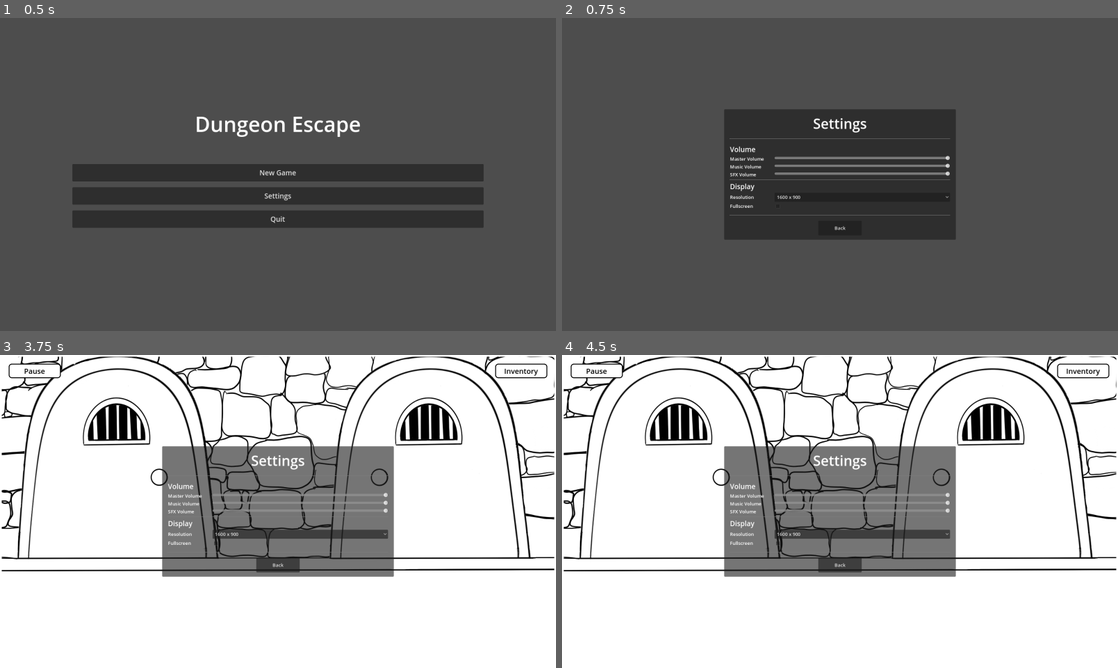
Above: before the commit, frames 1-4 (two rows, left to right).
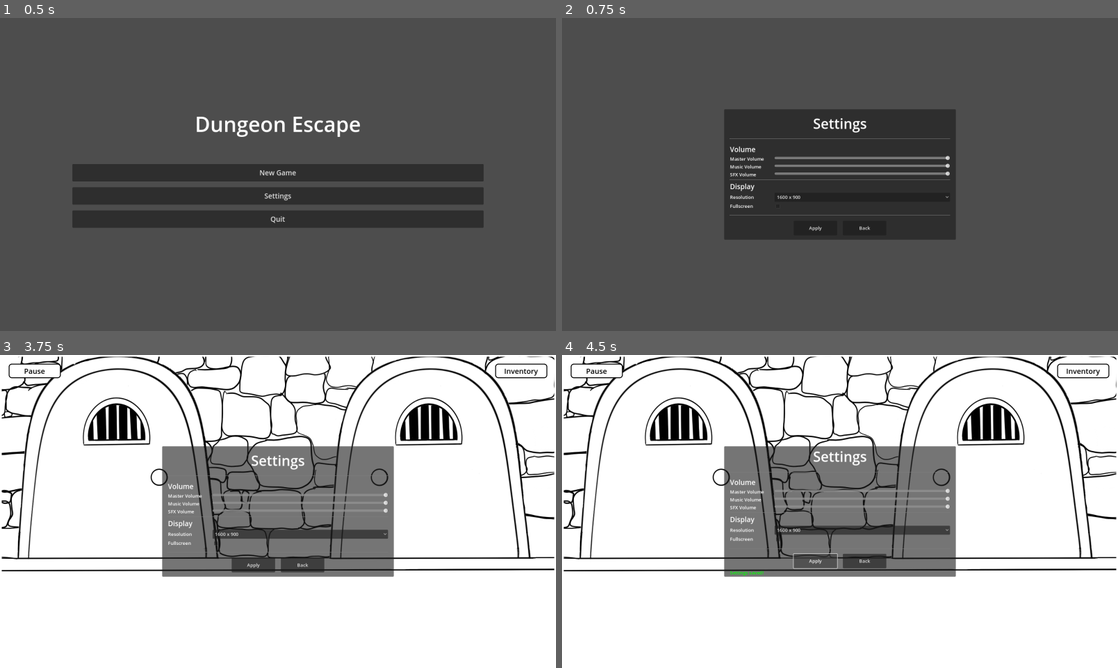
Above: after the commit, the same moments.

Repository: amoeba90/Dungeon-Escape
Game: Godot game, scene res://scenes/Main/Menu/Main_Menu/main_menu.tscn
The game is run twice, just before and just after one commit, with the same random seed, the same clock (stepped at 60 frames per second) and the same inputs.
Inputs (mouse positions are in pixels of both pictures, inside the frame that each line leads up to):
- Up to frame 1 (0.5 s): no input
- Up to frame 2 (0.75 s): click "Settings" at 0.5 s
- Up to frame 3 (3.75 s): click "Back" at 1.25 s; click "New Game" at 2 s; click "Pause" at 2.75 s; click "Settings" at 3.5 s
- Up to frame 4 (4.5 s): click (817, 564) at 4.25 s, where only the run after the commit has a clickable "Apply"

Frame 1 is identical in both runs. In frame 2, less than 0.1% of the frame differs, in the area x 44-56%, y 66-68%; in frame 3, 0.4%; in frame 4, 2.4%, in the area x 30-70%, y 30-71%.

Commit message:
Fix Settings, Add Assets, Fix Inventory

Diff:
--- a/project.godot
+++ b/project.godot
@@ -24,6 +24,7 @@
 SettingsManager="*res://scenes/Systems/settings_manager.gd"
 DialogueManager="*res://scenes/Systems/dialogue_manager.gd"
 SceneChanger="*res://scenes/Systems/scene_changer.tscn"
+InventoryUtils="*res://scenes/Systems/inventory_utils.gd"
 
 [display]
 
--- a/scenes/Game_World/Dean_Path/dean_dining_room.gd
+++ b/scenes/Game_World/Dean_Path/dean_dining_room.gd
@@ -57,13 +57,40 @@
 			elif drawer_open and not key_taken:
 				key_taken = true
 
-				if not "key" in SaveSystem.save_data["inventory"]:
-					SaveSystem.save_data["inventory"].append("key")
+				# Create a proper item object
+				var key_item = {
+					"id": "key",
+					"name": "Key",
+					"description": "A key that might open a door somewhere.",
+					"icon_path": "res://assets/Sprites/Inventory/key.PNG"  # Update this path
+				}
+
+				# Replace any existing key string with the new key object
+				var inventory = SaveSystem.save_data["inventory"]
+				var item_index = inventory.find("key")
+				if item_index != -1:
+					# Replace the string key with the new key item
+					inventory[item_index] = key_item
+					print("Replaced string 'key' with key_item dictionary")
+				else:
+					# Add the new key item
+					inventory.append(key_item)
+					print("Added new key_item dictionary to inventory")
+
+				# Save room state
 				var room_state = {
 					"key_taken": true
 				}
 				SaveSystem.save_data["room_states"]["dean_dining_room"] = room_state
 				SaveSystem.save_game()
+
+				print("Inventory contents after update: ", SaveSystem.save_data["inventory"])
+
+				# Refresh inventory display if it exists
+				var main = get_node("/root/Main")
+				if main and main.inventory_instance:
+					main.inventory_instance.load_inventory()
+
 				# dialogue
 				DialogueManager.start_dialogue([
 					{"text": "A key! I wonder what this opens?"}
--- a/scenes/Game_World/Dean_Path/dean_entrance_blocked.gd
+++ b/scenes/Game_World/Dean_Path/dean_entrance_blocked.gd
@@ -1,7 +1,42 @@
 # dean_entrance_blocked
 extends Node2D
+
+var dialogue_shown = false
 
 # Called when the node enters the scene tree for the first time.
 func _ready() -> void:
 	# get the arrow's Area2D
 	var down_arrow = $InteractiveAreas/DownArrow_Area
+
+	# Load saved state if it exists
+	if "room_states" in SaveSystem.save_data and "dean_entrance_blocked" in SaveSystem.save_data["room_states"]:
+		var room_state = SaveSystem.save_data["room_states"]["dean_entrance_blocked"]
+
+		if "dialogue_shown" in room_state and room_state["dialogue_shown"]:
+			dialogue_shown = true
+
+	# Show dialogue after a short delay if it hasn't been shown yet
+	if not dialogue_shown:
+		# Wait for any scene transition to complete plus 1 second
+		call_deferred("show_entrance_blocked_dialogue")
+
+# Function to show dialogue about blocked entrance
+func show_entrance_blocked_dialogue():
+	# Wait a second before showing dialogue
+	await get_tree().create_timer(1.0).timeout
+
+	if not DialogueManager.is_dialogue_active():
+		DialogueManager.start_dialogue([
+			{"text": "Bars block the doorway as I pass through, no turning back now."}
+		])
+
+		# Mark dialogue as shown in room state
+		if not "room_states" in SaveSystem.save_data:
+			SaveSystem.save_data["room_states"] = {}
+
+		var room_state = {
+			"dialogue_shown": true
+		}
+		SaveSystem.save_data["room_states"]["dean_entrance_blocked"] = room_state
+		SaveSystem.save_game()
+		dialogue_shown = true
--- a/scenes/Game_World/Dean_Path/dean_hallway_1.gd
+++ b/scenes/Game_World/Dean_Path/dean_hallway_1.gd
@@ -6,7 +6,6 @@
 	# assign game_utils and fade_overlay to the doors
 	var left_door = $InteractiveAreas/LeftDoor_Area
 	var right_door = $InteractiveAreas/RightDoor_Area
-	var down_arrow = $InteractiveAreas/DownArrow_Area
 
 # toggle background visibiility based on the door clicked
 func handle_transition(type: String) -> void:
--- a/scenes/Game_World/Dean_Path/dean_hallway_2.gd
+++ b/scenes/Game_World/Dean_Path/dean_hallway_2.gd
@@ -1,25 +1,94 @@
-# dean_hallway_2
+# dean_hallway_2.gd
 extends Node2D
 
-# Called when the node enters the scene tree for the first time.
+# Path to the room the double door leads to
+const LOCKED_ROOM_PATH = "res://scenes/Game_World/Dean_Path/dean_hallway_3.tscn"
+# Function to set up door logic
 func _ready() -> void:
-	# assign game_utils and fade_overlay to the doors
-	var left_door = $InteractiveAreas/LeftDoor_Area
-	var right_door = $InteractiveAreas/RightDoor_Area
+	# Load saved state first
+	var door_unlocked = false
+	if "room_states" in SaveSystem.save_data and "dean_hallway_2" in SaveSystem.save_data["room_states"]:
+		var room_state = SaveSystem.save_data["room_states"]["dean_hallway_2"]
+
+		if "double_door_unlocked" in room_state and room_state["double_door_unlocked"]:
+			door_unlocked = true
+			print("Loaded saved state: Double door is unlocked")
+
+	# Get double door reference
 	var double_door = $InteractiveAreas/DoubleDoor_Area
-	var down_arrow = $InteractiveAreas/DownArrow_Area
+	if double_door:
+		if door_unlocked:
+			# Door is already unlocked, set the path
+			double_door.next_scene_path = LOCKED_ROOM_PATH
+			print("Door already unlocked, path set to: " + LOCKED_ROOM_PATH)
+		else:
+			# Door is locked, clear the path (even if it's set in the inspector)
+			double_door.next_scene_path = ""
+			print("Door is locked, path cleared")
 
-# toggle background visibiility based on the door clicked
+# Modified handle_transition function
 func handle_transition(type: String) -> void:
 	match type:
 		"left_door":
-			$Background/Background_Original.visible = false # hide original visual
-			$Background/Background_LeftDoorOpen.visible = true # show left door open visual
+			$Background/Background_Original.visible = false
+			$Background/Background_LeftDoorOpen.visible = true
 		"right_door":
-			$Background/Background_Original.visible = false # hide original visual
-			$Background/Background_RightDoorOpen.visible = true # show right door open visual
+			$Background/Background_Original.visible = false
+			$Background/Background_RightDoorOpen.visible = true
 		"double_door":
-			if "key" in SaveSystem.save_data["inventory"]:
-				$Background/Background_Original.visible = false # hide original visual
-				$Background/Background_DoubleDoorOpen.visible = true # show right door open visual
-				# DialogueManager.start_dialogue([{"text": "The door is locked. Need a key to open"}])
+			# Get the double door reference
+			var double_door = $InteractiveAreas/DoubleDoor_Area
+			if not double_door:
+				return
+
+			# Check if the door is locked (no path)
+			if double_door.next_scene_path == "":
+				# Door is locked, check for key
+				if InventoryUtils.has_item("key"):
+					print("Using key to unlock door")
+
+					# Player has key, unlock door
+					InventoryUtils.remove_item("key")
+
+					# Show dialogue
+					DialogueManager.start_dialogue([{"text": "The key fits perfectly. The door is now unlocked."}])
+
+					# Mark door as unlocked in saved state
+					save_door_state(true)
+
+					# Cancel this interaction so player needs to click again
+					await get_tree().create_timer(0.1).timeout
+					double_door.is_clicked = false
+
+					# Set the path for next click
+					double_door.next_scene_path = LOCKED_ROOM_PATH
+					print("Door unlocked, path set to: " + LOCKED_ROOM_PATH)
+				else:
+					# No key, just show dialogue without changing background
+					DialogueManager.start_dialogue([{"text": "The door is locked. I need a key to open it."}])
+
+					# Cancel this interaction
+					await get_tree().create_timer(0.1).timeout
+					double_door.is_clicked = false
+			else:
+				# Door is already unlocked, show open animation normally
+				$Background/Background_Original.visible = false
+				$Background/Background_DoubleDoorOpen.visible = true
+
+				# Scene change will happen automatically through your door system
+
+# Save door state
+func save_door_state(unlocked: bool):
+	# Make sure room_states exists in save data
+	if not "room_states" in SaveSystem.save_data:
+		SaveSystem.save_data["room_states"] = {}
+
+	# Create or update this room's state
+	var room_state = {
+		"double_door_unlocked": unlocked
+	}
+
+	# Save to the save system
+	SaveSystem.save_data["room_states"]["dean_hallway_2"] = room_state
+	SaveSystem.save_game()
+	print("Saved room state: Double door unlocked = ", unlocked)
--- a/scenes/Game_World/Dean_Path/dean_hallway_2.tscn
+++ b/scenes/Game_World/Dean_Path/dean_hallway_2.tscn
@@ -58,7 +58,6 @@
 [node name="DoubleDoor_Area" type="Area2D" parent="InteractiveAreas"]
 position = Vector2(498, -24)
 script = ExtResource("6_rnhep")
-next_scene_path = "res://scenes/Game_World/Dean_Path/dean_hallway_3.tscn"
 transition_type = "double_door"
 
 [node name="CollisionPolygon2D" type="CollisionPolygon2D" parent="InteractiveAreas/DoubleDoor_Area"]
--- a/scenes/Game_World/Dean_Path/dean_rock_room.gd
+++ b/scenes/Game_World/Dean_Path/dean_rock_room.gd
@@ -4,6 +4,7 @@
 var lever_pulled = false
 var rocks_falling = false
 var rocks_on_floor = false
+var dialogue_shown = false # New variable to track if we've shown the dialogue
 
 # Called when the node enters the scene tree for the first time.
 func _ready() -> void:
@@ -19,9 +20,16 @@
 			$Background/Background_Original.visible = false
 			$Background/Background_RockFallEnd.visible = true
 
+		if "dialogue_shown" in room_state and room_state["dialogue_shown"]:
+			dialogue_shown = true
+
 	# assign interactive areas
 	var lever = $InteractiveAreas/Lever_Area
 	var down_arrow = $InteractiveAreas/DownArrow_Area
+
+	# Check if we need to show dialogue when entering the room with rocks already fallen
+	if rocks_on_floor and not dialogue_shown:
+		call_deferred("show_blocked_path_dialogue")
 
 # toggle background visibiility based on the door clicked
 func handle_transition(type: String) -> void:
@@ -45,9 +53,30 @@
 				$Background/Background_RockFallStart.visible = false
 				$Background/Background_RockFallEnd.visible = true
 
+				# Save room state
 				var room_state = {
 					"lever_pulled": true,
-					"rocks_on_floor": true
+					"rocks_on_floor": true,
+					"dialogue_shown": false # We haven't shown dialogue yet
 				}
 				SaveSystem.save_data["room_states"]["dean_rock_room"] = room_state
 				SaveSystem.save_game()
+
+				# Wait a second before playing dialogue
+				await get_tree().create_timer(1).timeout
+
+				# Show dialogue about blocked path
+				show_blocked_path_dialogue()
+
+# Function to show dialogue about blocked path
+func show_blocked_path_dialogue():
+	if not DialogueManager.is_dialogue_active():
+		DialogueManager.start_dialogue([
+			{"text": "The path is blocked. Looks like I'm going to have to turn around."}
+		])
+
+		# Mark dialogue as shown in room state
+		if "room_states" in SaveSystem.save_data and "dean_rock_room" in SaveSystem.save_data["room_states"]:
+			SaveSystem.save_data["room_states"]["dean_rock_room"]["dialogue_shown"] = true
+			SaveSystem.save_game()
+			dialogue_shown = true
--- a/scenes/Game_World/Dean_Path/dean_rock_room.tscn
+++ b/scenes/Game_World/Dean_Path/dean_rock_room.tscn
@@ -6,6 +6,7 @@
 [ext_resource type="Texture2D" uid="uid://csltcqplxfcym" path="res://assets/Sprites/Rooms/Dean/Hallway_1/Right_Door/Rocks falling.png" id="3_pgub1"]
 [ext_resource type="Texture2D" uid="uid://7gcfn7wt6w23" path="res://assets/Sprites/Rooms/Dean/Hallway_1/Right_Door/Rocks blocking door.png" id="4_gf3sx"]
 [ext_resource type="PackedScene" uid="uid://d2wokpixnlha0" path="res://scenes/UI/down_arrow.tscn" id="5_5tssb"]
+[ext_resource type="Script" path="res://scenes/Systems/next_room.gd" id="6_tc7pj"]
 
 [node name="DeanRockRoom" type="Node2D"]
 script = ExtResource("1_n53vs")
@@ -33,6 +34,16 @@
 
 [node name="InteractiveAreas" type="Node2D" parent="."]
 
+[node name="Lever_Area" type="Area2D" parent="InteractiveAreas"]
+position = Vector2(-149, 169)
+script = ExtResource("6_tc7pj")
+transition_type = "pull_lever"
+
+[node name="CollisionPolygon2D" type="CollisionPolygon2D" parent="InteractiveAreas/Lever_Area"]
+position = Vector2(1166, 256)
+scale = Vector2(50, 44.25)
+polygon = PackedVector2Array(6.78, -0.0225992, 6.74, -2.37288, 7.2, -2.39548, 7.24, -2.96045, 7.64, -2.93785, 7.68, -2.39548, 8.12, -2.32768, 8.08, 0.0225992)
+
 [node name="DownArrow_Area" parent="InteractiveAreas" instance=ExtResource("5_5tssb")]
 position = Vector2(960, 1000)
 next_scene_path = "res://scenes/Game_World/Dean_Path/dean_hallway_1.tscn"
--- a/scenes/Main/Menu/Pause_Menu/pause.gd
+++ b/scenes/Main/Menu/Pause_Menu/pause.gd
@@ -29,5 +29,9 @@
 	self.visible = false
 
 func _on_Main_Menu_Button_pressed():
+	# Important: Disable pause menu and unpause game BEFORE changing scenes
+	self.visible = false
 	get_tree().paused = false
+
+	# Now change to main menu
 	GameUtils.change_scene("res://scenes/Main/Menu/Main_Menu/main_menu.tscn")
--- a/scenes/Main/main.gd
+++ b/scenes/Main/main.gd
@@ -19,17 +19,6 @@
 	# Initialize UI elements
 	_init_pause_menu()
 	_init_inventory()
-
-	# Connect buttons if found
-	if has_node("UI/Top_Bar/Inventory_Button"):
-		inventory_button.pressed.connect(_on_inventory_button_pressed)
-	else:
-		print("Warning: Inventory button not found")
-
-	if has_node("UI/Top_Bar/Pause_Button"):
-		pause_button.pressed.connect(_on_pause_button_pressed)
-	else:
-		print("Warning: Pause button not found")
 
 	# Check if SceneChanger is in the middle of loading a specific room
 	if get_node_or_null("/root/SceneChanger") and SceneChanger.is_changing_scene:
@@ -64,14 +53,30 @@
 	inventory_instance.inventory_closed.connect(_on_inventory_closed)
 
 func _on_pause_button_pressed():
-	# Show pause menu and pause game
-	pause_menu_instance.visible = true
-	get_tree().paused = true
+	print("Pause button pressed")
+	if pause_menu_instance:
+		pause_menu_instance.toggle_pause_menu()
+	else:
+		print("Error: pause_menu_instance is null")
 
 func _on_inventory_button_pressed():
-	# Toggle inventory visibility
-	inventory_instance.toggle_visibility()
-	is_inventory_open = !is_inventory_open
+	print("Inventory button pressed")
+	if inventory_instance:
+		# Load the inventory content before showing
+		inventory_instance.load_inventory()
+
+		# Toggle visibility using inventory's own function
+		inventory_instance.toggle_visibility()
+
+		# Update state tracking in Main
+		is_inventory_open = inventory_instance.is_visible
+
+		var status_text = "closed"
+		if is_inventory_open:
+			status_text = "open"
+		print("Inventory toggled, is now: ", status_text)
+	else:
+		print("Error: inventory_instance is null")
 
 func _on_inventory_closed():
 	# Update button state
@@ -91,6 +96,13 @@
 
 	print("Changing to room: ", new_room_scene.resource_path)
 
+	# Hide inventory if it's open when changing rooms
+	if is_inventory_open and inventory_instance:
+		inventory_instance.is_visible = false  # Set the state directly
+		inventory_instance.visible = false     # Hide it directly
+		inventory_instance.position = Vector2(2100, 540)  # Move it off screen
+		is_inventory_open = false
+
 	# IMPORTANT: Properly clean up all existing rooms
 	for child in $GameWorld.get_children():
 		print("Removing existing room: ", child.name)
@@ -102,8 +114,3 @@
 	# Add new room
 	var next_room = new_room_scene.instantiate()
 	$GameWorld.add_child(next_room)
-
-	# If inventory is open, close it when changing rooms
-	if is_inventory_open:
-		inventory_instance.toggle_visibility()
-		is_inventory_open = false
--- a/scenes/Systems/inventory.gd
+++ b/scenes/Systems/inventory.gd
@@ -62,22 +62,42 @@
 	# Clear any existing item texture
 	clear_slot(slot_index)
 
-	# Create texture for item
+	# Convert string items to dictionary format if needed
+	if typeof(item_data) == TYPE_STRING:
+		var item_name = item_data.capitalize()
+		item_data = {
+			"id": item_data,
+			"name": item_name,
+			"description": "A " + item_data,
+			"icon_path": "res://assets/Sprites/Inventory/" + item_data + ".png"
+		}
+
+	# Create texture rect with larger size
 	var texture_rect = TextureRect.new()
 
-	# Check if icon_path exists
-	if "icon_path" in item_data and ResourceLoader.exists(item_data.icon_path):
+	# Try to load the icon
+	if item_data.has("icon_path") and ResourceLoader.exists(item_data.icon_path):
 		texture_rect.texture = load(item_data.icon_path)
 	else:
-		print("Warning: Item icon not found: ", item_data.get("icon_path", "No path specified"))
-		# Use a default texture or placeholder
-
+		print("Warning: Icon not found at: " + item_data.get("icon_path", "unknown path"))
+		# Create a placeholder if needed
+
+	# Make the texture rect much larger to fill the entire slot
+	texture_rect.custom_minimum_size = Vector2(200, 200)  # Nearly fill the slot
 	texture_rect.expand = true
 	texture_rect.stretch_mode = TextureRect.STRETCH_KEEP_ASPECT_CENTERED
 	texture_rect.size_flags_horizontal = Control.SIZE_EXPAND_FILL
 	texture_rect.size_flags_vertical = Control.SIZE_EXPAND_FILL
 
-	# Add to slot
+	# Center the texture rect in the slot
+	texture_rect.anchor_left = 0.5
+	texture_rect.anchor_top = 0.5
+	texture_rect.anchor_right = 0.5
+	texture_rect.anchor_bottom = 0.5
+	texture_rect.grow_horizontal = Control.GROW_DIRECTION_BOTH
+	texture_rect.grow_vertical = Control.GROW_DIRECTION_BOTH
+
+	# Add the texture rect directly to the slot (no container or label)
 	slot.add_child(texture_rect)
 
 func clear_slot(slot_index):
--- /dev/null
+++ b/scenes/Systems/inventory_utils.gd
@@ -0,0 +1,93 @@
+# inventory_utils.gd
+extends Node
+
+# Check if player has an item with a specific id or containing a specific string
+func has_item(item_id_contains: String) -> bool:
+	if "inventory" in SaveSystem.save_data:
+		var inventory = SaveSystem.save_data["inventory"]
+
+		# Loop through inventory items
+		for item in inventory:
+			# Check if item is a dictionary with matching id
+			if typeof(item) == TYPE_DICTIONARY and "id" in item and item_id_contains in item["id"]:
+				print("Found item in inventory: ", item["id"])
+				return true
+
+	print("No item containing '", item_id_contains, "' found in inventory")
+	return false
+
+# Check if player has an item with an exact id
+func has_exact_item(exact_id: String) -> bool:
+	if "inventory" in SaveSystem.save_data:
+		var inventory = SaveSystem.save_data["inventory"]
+
+		# Loop through inventory items
+		for item in inventory:
+			# Check if item is a dictionary with matching id
+			if typeof(item) == TYPE_DICTIONARY and "id" in item and item["id"] == exact_id:
+				print("Found exact item in inventory: ", item["id"])
+				return true
+
+	print("No item with exact id '", exact_id, "' found in inventory")
+	return false
+
+# Remove an item with an id containing a specific string
+func remove_item(item_id_contains: String) -> bool:
+	if "inventory" in SaveSystem.save_data:
+		var inventory = SaveSystem.save_data["inventory"]
+		var item_index = -1
+
+		# Find the item's index
+		for i in range(inventory.size()):
+			var item = inventory[i]
+			if typeof(item) == TYPE_DICTIONARY and "id" in item and item_id_contains in item["id"]:
+				item_index = i
+				break
+
+		# Remove the item if found
+		if item_index >= 0:
+			inventory.remove_at(item_index)
+			SaveSystem.save_data["inventory"] = inventory
+			SaveSystem.save_game()
+			print("Item removed from inventory: ", item_id_contains)
+			return true
+
+	print("Failed to remove item: ", item_id_contains)
+	return false
+
+# Remove an item with an exact id
+func remove_exact_item(exact_id: String) -> bool:
+	if "inventory" in SaveSystem.save_data:
+		var inventory = SaveSystem.save_data["inventory"]
+		var item_index = -1
+
+		# Find the item's index
+		for i in range(inventory.size()):
+			var item = inventory[i]
+			if typeof(item) == TYPE_DICTIONARY and "id" in item and item["id"] == exact_id:
+				item_index = i
+				break
+
+		# Remove the item if found
+		if item_index >= 0:
+			inventory.remove_at(item_index)
+			SaveSystem.save_data["inventory"] = inventory
+			SaveSystem.save_game()
+			print("Item removed from inventory: ", exact_id)
+			return true
+
+	print("Failed to remove item: ", exact_id)
+	return false
+
+# Get an item from inventory by id contains
+func get_item(item_id_contains: String) -> Dictionary:
+	if "inventory" in SaveSystem.save_data:
+		var inventory = SaveSystem.save_data["inventory"]
+
+		# Loop through inventory items
+		for item in inventory:
+			# Check if item is a dictionary with matching id
+			if typeof(item) == TYPE_DICTIONARY and "id" in item and item_id_contains in item["id"]:
+				return item
+
+	return {}
--- a/scenes/Systems/settings.tscn
+++ b/scenes/Systems/settings.tscn
@@ -3,6 +3,7 @@
 [ext_resource type="Script" path="res://scenes/Systems/settings_ui.gd" id="1_pbq36"]
 
 [node name="Settings" type="Control"]
+process_mode = 3
 layout_mode = 3
 anchors_preset = 15
 anchor_right = 1.0
@@ -143,7 +144,6 @@
 alignment = 1
 
 [node name="Apply_Button" type="Button" parent="Panel/MarginContainer/VBoxContainer/ButtonContainer"]
-visible = false
 custom_minimum_size = Vector2(150, 50)
 layout_mode = 2
 text = "Apply"
--- a/scenes/Systems/settings_ui.gd
+++ b/scenes/Systems/settings_ui.gd
@@ -7,13 +7,31 @@
 @onready var sfx_slider = $Panel/MarginContainer/VBoxContainer/SettingsContainner/SFXVolumeContainer/SFXVolumeSlider
 @onready var fullscreen_check = $Panel/MarginContainer/VBoxContainer/SettingsContainner/FullScreenContainer/FullscreenCheck
 @onready var resolution_option = $Panel/MarginContainer/VBoxContainer/SettingsContainner/ResolutionContainer/ResolutionOption
+@onready var apply_button = $Panel/MarginContainer/VBoxContainer/ButtonContainer/ApplyButton
 
 # Previous scene to return to
 var previous_scene = "res://scenes/Main/Menu/Main_Menu/main_menu.tscn"
+var opened_from_pause_menu = false
+
+# Store original settings to revert if needed
+var original_master_volume = 0
+var original_music_volume = 0
+var original_sfx_volume = 0
+var original_fullscreen = false
+var original_resolution_index = 0
+var settings_saved = false
 
 func _ready():
+	# Make sure settings UI processes even when game is paused
+	process_mode = Node.PROCESS_MODE_ALWAYS
+
+	# Detect if we were opened from the pause menu
+	opened_from_pause_menu = get_tree().paused
+	print("Settings opened from pause menu: ", opened_from_pause_menu)
+
 	# Setup UI
 	setup_resolution_dropdown()
+	store_original_settings()
 	load_current_settings()
 	connect_signals()
 
@@ -23,7 +41,16 @@
 		var res = SettingsManager.resolutions[i]
 		resolution_option.add_item(str(res.x) + " x " + str(res.y), i)
 
+func store_original_settings():
+	# Store the original settings to revert if needed
+	original_master_volume = SettingsManager.master_volume
+	original_music_volume = SettingsManager.music_volume
+	original_sfx_volume = SettingsManager.sfx_volume
+	original_fullscreen = SettingsManager.fullscreen
+	original_resolution_index = SettingsManager.resolution_index
+
 func load_current_settings():
+	# Load the current settings into the UI
 	master_slider.value = SettingsManager.master_volume
 	music_slider.value = SettingsManager.music_volume
 	sfx_slider.value = SettingsManager.sfx_volume
@@ -37,7 +64,7 @@
 	fullscreen_check.toggled.connect(_on_fullscreen_toggled)
 	resolution_option.item_selected.connect(_on_resolution_selected)
 
-# Signal handlers
+# Signal handlers - apply settings immediately
 func _on_master_volume_changed(value):
 	SettingsManager.master_volume = value
 	SettingsManager.apply_settings()
@@ -59,8 +86,13 @@
 	SettingsManager.apply_settings()
 
 func _on_apply_button_pressed():
+	print("Apply button pressed")
+
+	# Save the settings permanently
 	SettingsManager.save_settings()
-	# Optional: Show a confirmation message
+	settings_saved = true
+
+	# Show confirmation message
 	var confirm = Label.new()
 	confirm.text = "Settings saved!"
 	confirm.add_theme_color_override("font_color", Color(0, 1, 0))
@@ -69,5 +101,37 @@
 	confirm.queue_free()
 
 func _on_back_button_pressed():
-	GameUtils.change_scene(previous_scene)
-	queue_free()
+	# If settings weren't saved, revert to original
+	if not settings_saved:
+		print("Reverting settings to original values")
+		SettingsManager.master_volume = original_master_volume
+		SettingsManager.music_volume = original_music_volume
+		SettingsManager.sfx_volume = original_sfx_volume
+		SettingsManager.fullscreen = original_fullscreen
+		SettingsManager.resolution_index = original_resolution_index
+		SettingsManager.apply_settings()
+
+	if opened_from_pause_menu:
+		# We're in the game, returning to pause menu
+		print("Returning to pause menu")
+
+		# Find pause menu in the scene tree
+		var main = get_node_or_null("/root/Main")
+		if main and main.pause_menu_instance:
+			main.pause_menu_instance.visible = true
+
+			# Ensure game stays paused
+			get_tree().paused = true
+		else:
+			print("Warning: Couldn't find pause menu, pausing the game anyway")
+			get_tree().paused = true
+
+		# Remove settings menu
+		queue_free()
+	else:
+		# We're in the main menu, use normal scene change
+		print("Returning to previous scene: ", previous_scene)
+		# Make sure game is unpaused when returning to main menu
+		get_tree().paused = false
+		GameUtils.change_scene(previous_scene)
+		queue_free()
Not shown, added: assets/Sounds/altar.mp3.import
Not shown, added: assets/Sounds/breathing.mp3.import
Not shown, added: assets/Sounds/button.mp3.import
Not shown, added: assets/Sounds/cobweb-burn.mp3.import
Not shown, added: assets/Sounds/crystal.mp3.import
Not shown, added: assets/Sounds/death-music.mp3.import
Not shown, added: assets/Sounds/door.wav.import
Not shown, added: assets/Sounds/dungeon.mp3.import
Not shown, added: assets/Sounds/forest1.mp3.import
Not shown, added: assets/Sounds/forest2.mp3.import
Not shown, added: assets/Sounds/ghost-death.wav.import
Not shown, added: assets/Sounds/glass.mp3.import
(and 154 more such lines)
